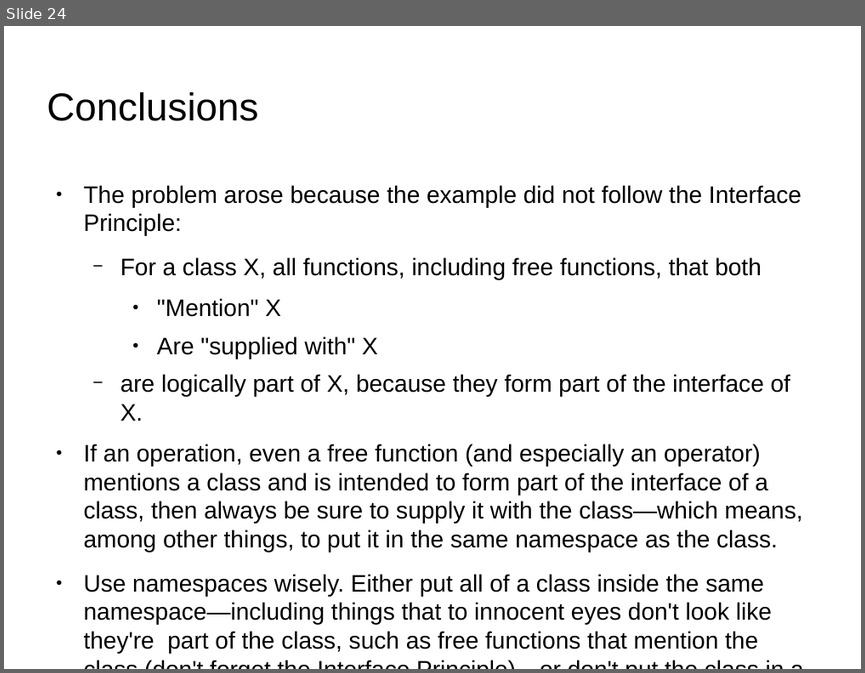
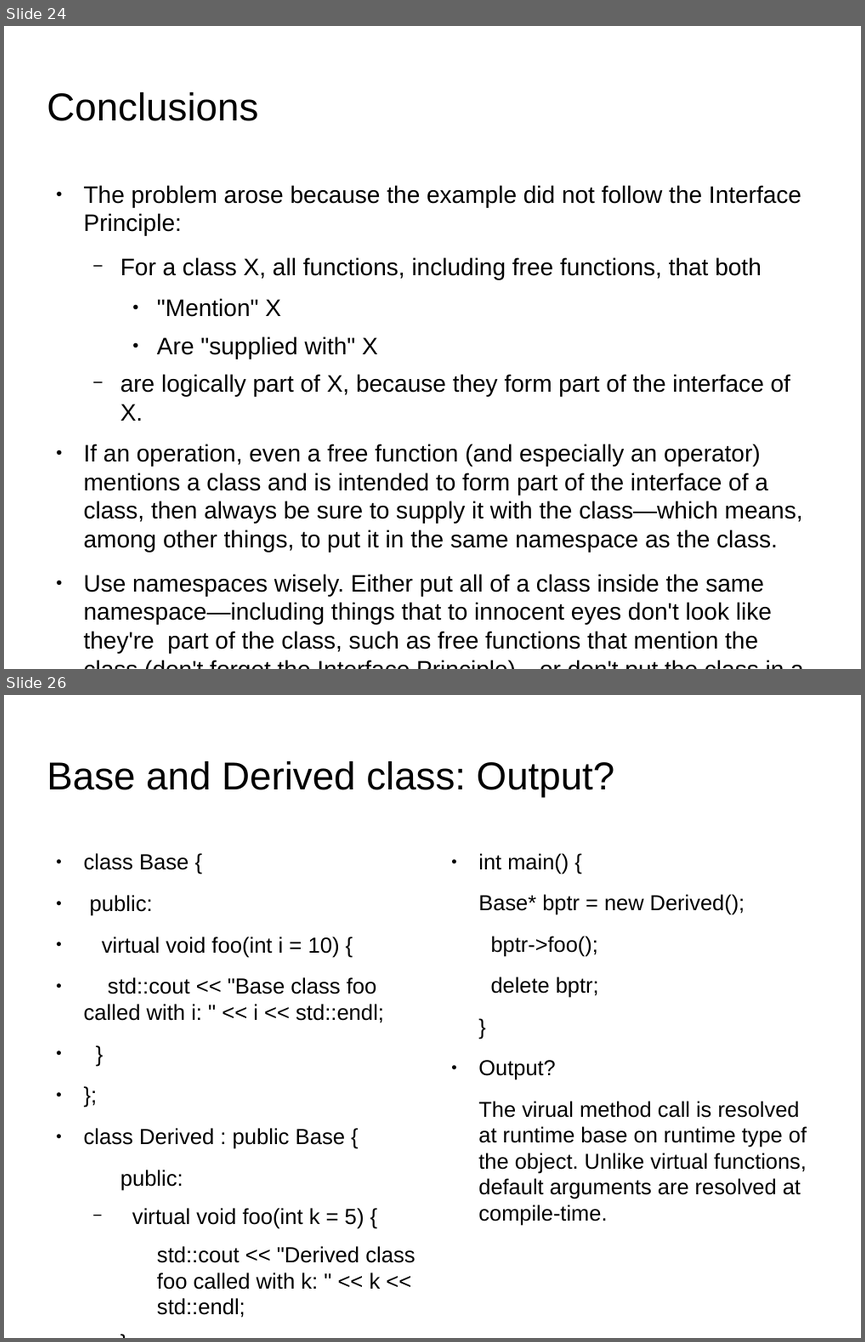
Before and after one commit to kks32/cpp-software-development, a slide deck: Ex21_Name_Lookup_Interface/Ex21_Name_Lookup_Interface.odp. Shown one above the other, each under a label of ours: slide 24 before the commit, slides 24 and 26 after it; the slides between them are not shown. The pictures are 865x673 and 865x1342 pixels, drawn with LibreOffice and Linux fonts; fonts in the diff are those of the drawing; background and template pictures are left out. Boxes give left, top, right and bottom in pixels: in the first picture for what was removed or moved away, otherwise in the second. Text is boxed around its words. In the diff, an @@ line names an element or a change of style, - is before the commit and + after.

Commit message:
Base and Derived class brain teaser

```diff
--- a/Ex21_Name_Lookup_Interface/Ex21_Name_Lookup_Interface.odp
+++ b/Ex21_Name_Lookup_Interface/Ex21_Name_Lookup_Interface.odp
@@ slide 26 added at [4,695,861,1338], background picture (left out) @@
@@ title added at [46,761,615,798], 36 pt, text #000000 @@
+Base and Derived class: Output?
@@ text added at [84,853,415,1289], 20.1 pt, text #000000 @@
+● class Base {
+● public:
+● virtual void foo(int i = 10) {
+● std::cout << "Base class foo called with i: " << i << std::endl;
+● }
+● };
+● class Derived : public Base {
+  public:
+  − virtual void foo(int k = 5) {
+    std::cout << "Derived class foo called with k: " << k << std::endl;
+  }
+};
@@ text added at [478,894,806,1225], 20 pt, text #000000 @@
+● int main() {
+Base* bptr = new Derived();
+bptr->foo();
+delete bptr;
+}
+● Output?
+The virual method call is resolved at runtime base on runtime type of the object. Unlike virtual functions, default arguments are resolved at compile-time.
```
Also in this commit, not shown: 1 slide changed, 2 other files.
